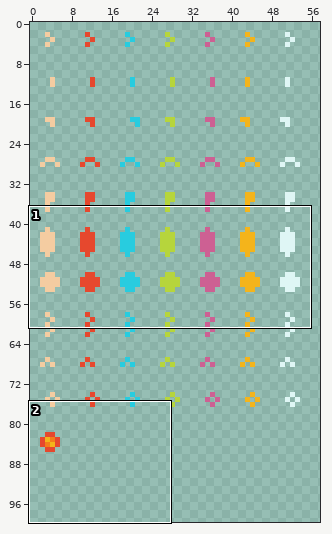
Two versions of one pixel-art file, asset_src/graphics/items/bullets/bullets.ase. The picture above shows the old version from afar; the outline marks the close-up.
Close-up. The starting point:
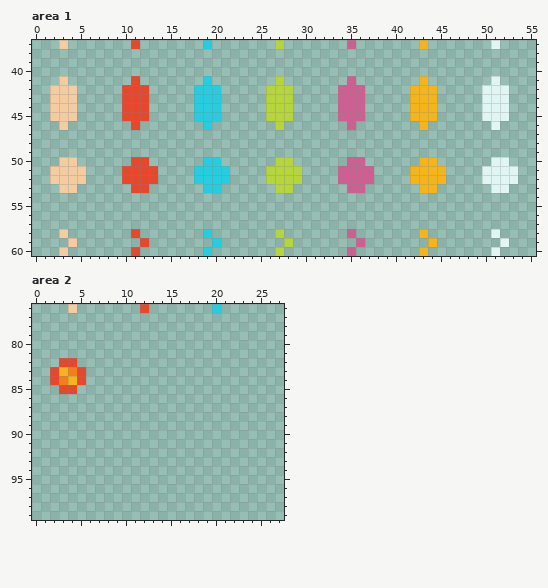
128x128 pixels, 1 frame. Shown: area 1: x 0..55, y 37..60; area 2: x 0..27, y 76..99. The wide view leaves out empty margins.
The result:
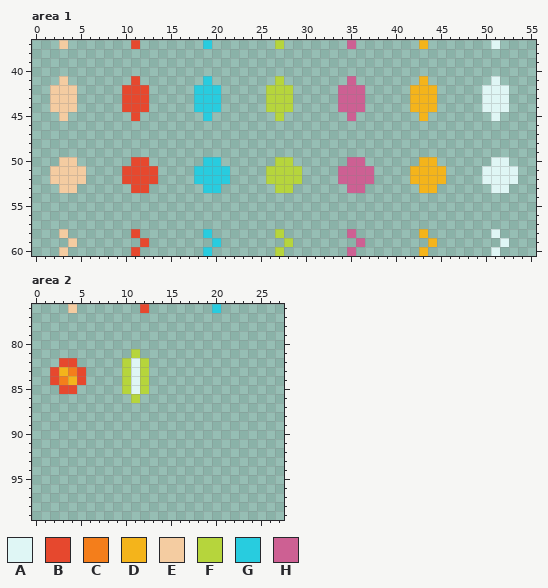
Palette (. is transparent): A #dff6f5  B #e6482e  C #f47e1b  D #f4b41b  E #f4cca1  F #b6d53c  G #28ccdf  H #cd6093
Change:
Changed rows in their new state; - is an unchanged pixel.
Area 1:
first column x 2:
45 .-.-----.-.-----.-.-----.-.-----.-.-----.-.-----.-.
46 -.-------.-------.-------.-------.-------.-------.-
Area 2:
first column x 10:
 81 -F-
 82 FAF
 83 FAF
 84 FAF
 85 FAF
 86 -F-
Pixel boxes of the changes (left, top, right, bottom) in both close-ups:
erased: (50, 112, 77, 130)
erased: (122, 112, 149, 130)
erased: (194, 112, 221, 130)
erased: (266, 112, 293, 130)
erased: (338, 112, 365, 130)
erased: (410, 112, 437, 130)
erased: (482, 112, 509, 130)
added: (122, 349, 149, 403)
